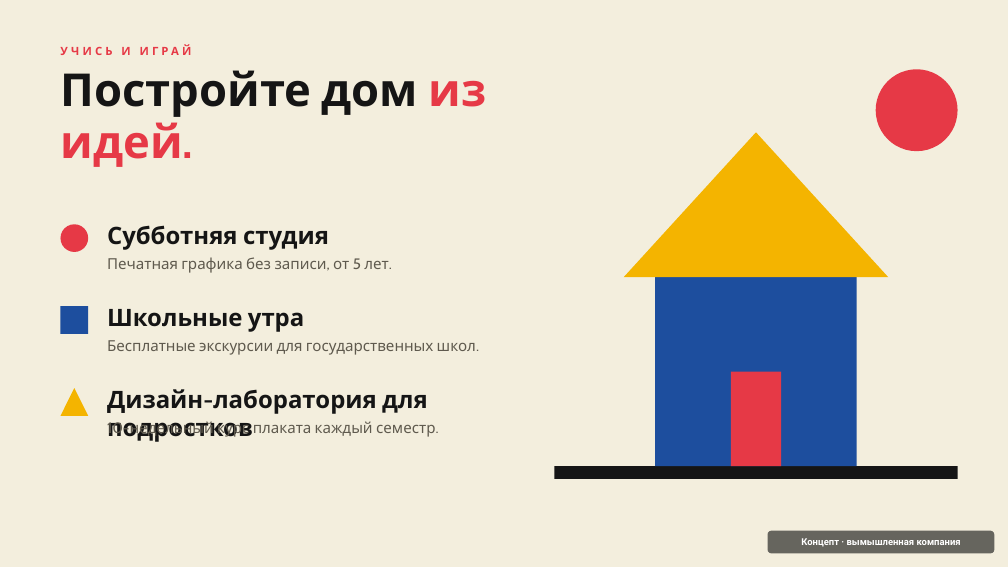
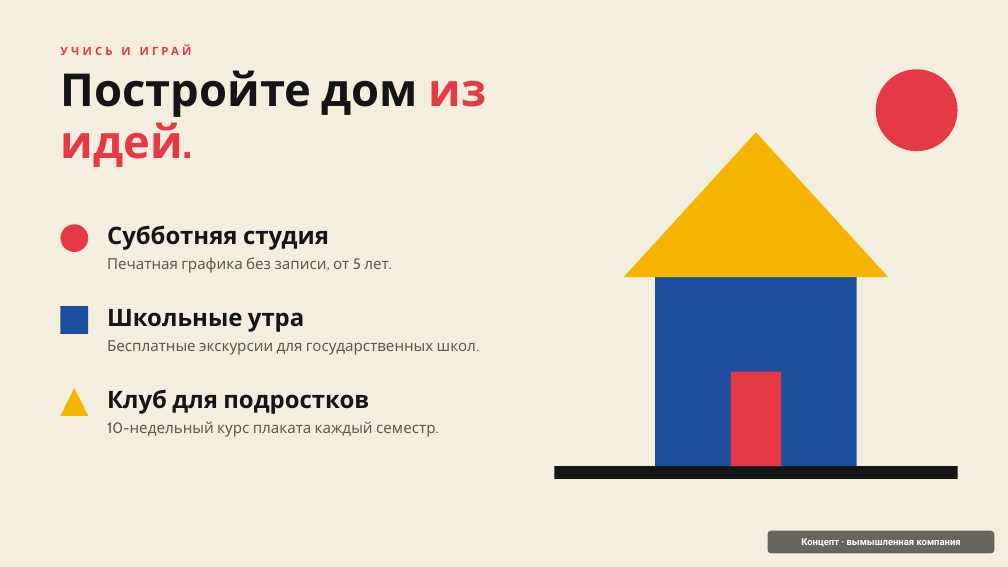
Before and after one commit to nikitakustov123/education-decks, a slide deck: slide 7 of ru/pptx/06-chroma-museum.pptx. Drawn at 1008x567 pixels with LibreOffice and Linux fonts; fonts in the diff are those of the drawing. Boxes give left, top, right and bottom in pixels: in the first picture for what was removed or moved away, otherwise in the second. Text is boxed around its words. In the diff, an @@ line names an element or a change of style, - is before the commit and + after.

```diff
--- a/ru/pptx/06-chroma-museum.pptx
+++ b/ru/pptx/06-chroma-museum.pptx
@@ text at box(107, 389, 369, 414): text changed @@
-Дизайн-лаборатория для подростков
+Клуб для подростков
```
Also in this commit, not shown: 1 other slide changed, 9 other files.
